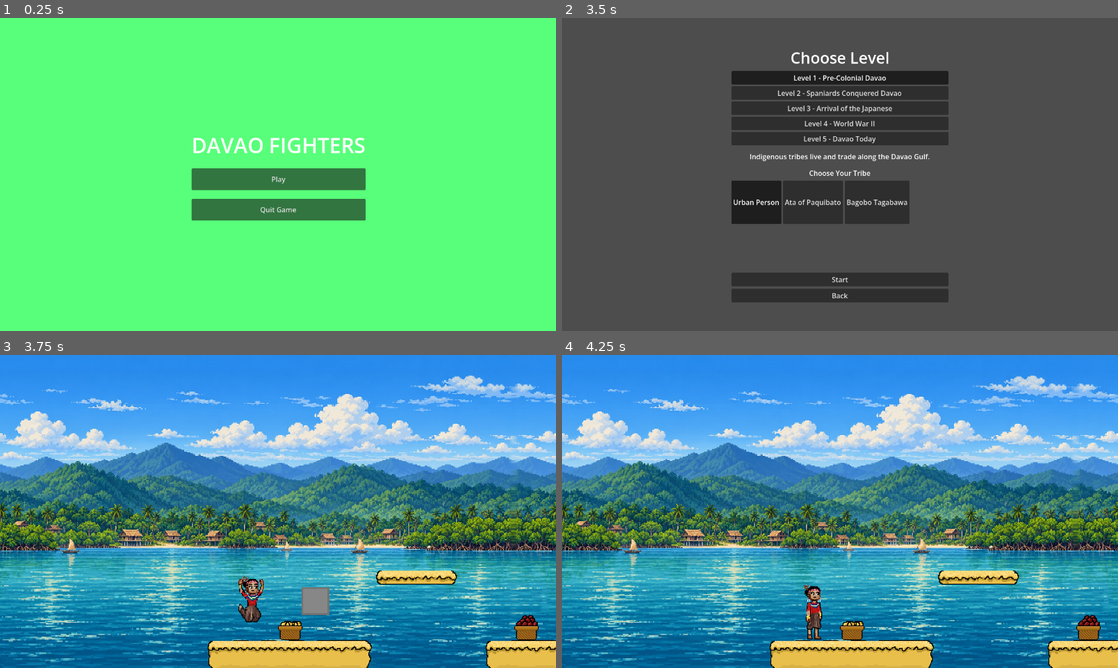
Above: before the commit, frames 1-4 (two rows, left to right).
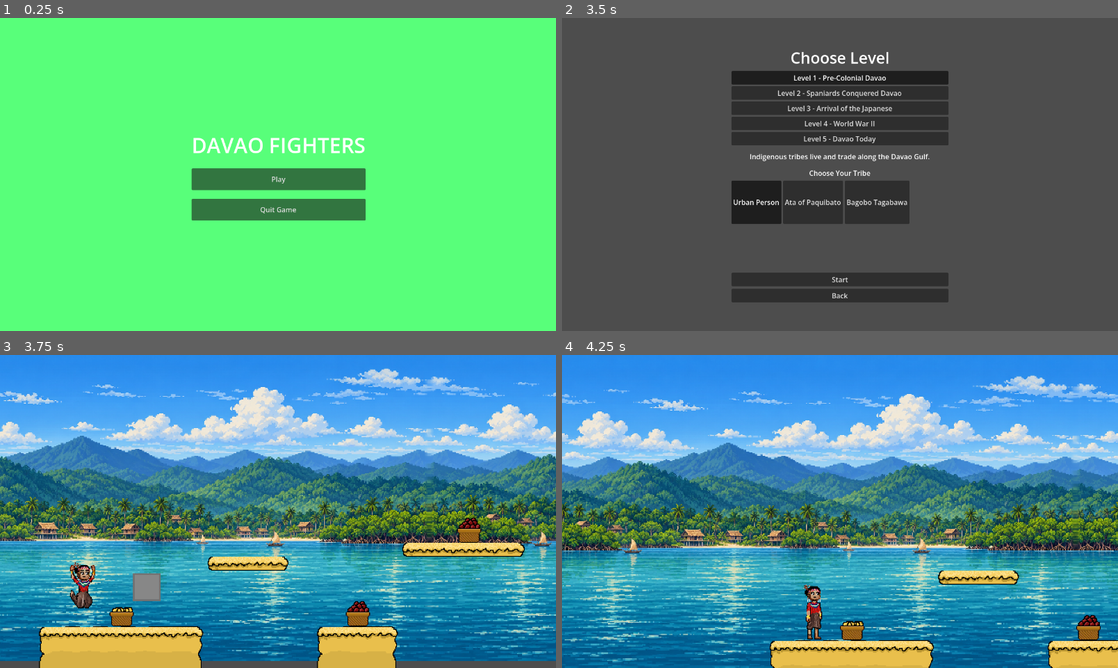
Above: after the commit, the same moments.

Repository: JumbledOne/RPHGameProject
Game: Godot game, scene res://scenes/ui/main_menu.tscn
Two runs of this game, one before a commit and one after it. Both use one fixed random seed, a clock stepped at 60 frames per second and the inputs below. The engine's default icon, where the game draws it, is replaced by a stand-in: a white triangle on a blue panel in a dark square.
Inputs:
- Up to frame 1 (0.25 s): no input
- Up to frame 2 (3.5 s): click "Play" at 0.5 s; click "Level 1 - Pre-Colonial Davao" at 1.25 s; click "Level 1 - Pre-Colonial Davao" at 2 s; click "Level 1 - Pre-Colonial Davao" at 2.75 s
- Up to frame 3 (3.75 s): click "Start" at 3.5 s
- Up to frame 4 (4.25 s): no input

Frames 1-2 are identical in both runs. In frame 3, 61% of the frame differs, in the area x 0-100%, y 4-100%; in frame 4, nothing differs.

Commit message:
Reorganized levels to use a consistent background and camera system

Diff:
--- a/src/scenes/levels/level_1.tscn
+++ b/src/scenes/levels/level_1.tscn
@@ -1283,16 +1283,11 @@
 
 [node name="Background" parent="." unique_id=1712092851 instance=ExtResource("2_sk5k4")]
 scroll_offset = Vector2(0, 98)
+autoscroll = Vector2(0, 0)
 
 [node name="EvilDurian" parent="." unique_id=565006692 instance=ExtResource("2_5jnu0")]
 position = Vector2(-1804, -90)
 disable_mode = 1
-
-[node name="Camera2D" type="Camera2D" parent="EvilDurian" unique_id=346988431]
-position = Vector2(-11, 4)
-offset = Vector2(0, 1)
-enabled = false
-zoom = Vector2(2, 2)
 
 [node name="CollisionShape2D" type="CollisionShape2D" parent="EvilDurian" unique_id=2098855585]
 position = Vector2(-38, -27)
@@ -1305,7 +1300,6 @@
 tile_map_data = PackedByteArray("AACP////AAACAAgAAACP/wAAAAACAAkAAACP/wEAAAACAAoAAACQ////AAABAAgAAACQ/wAAAAABAAkAAACQ/w …(20016 unchanged characters)…
 tile_set = SubResource("TileSet_57qmd")
 
-[node name="Camera2D" type="Camera2D" parent="." unique_id=1282150475]
-position = Vector2(-1810, -164)
-zoom = Vector2(2, 2)
+[node name="PlayerCamera" type="Camera2D" parent="." unique_id=606047368]
 script = ExtResource("5_5jnu0")
+metadata/_custom_type_script = "uid://d22cgg754fheg"
--- a/src/scenes/levels/level_2.tscn
+++ b/src/scenes/levels/level_2.tscn
@@ -1,9 +1,10 @@
 [gd_scene format=4 uid="uid://bxpn666gd3hm3"]
 
-[ext_resource type="Texture2D" uid="uid://b6x12gykfwfkp" path="res://assets/sprites/stage2_spanish_expedition_640x360.png" id="1_fw7b7"]
+[ext_resource type="PackedScene" uid="uid://73qqhe04mof4" path="res://scripts/background/background.tscn" id="1_fiq81"]
 [ext_resource type="Texture2D" uid="uid://bmra7b1uo5a0g" path="res://assets/sprites/tilemap-updated.png" id="2_8pyxl"]
 [ext_resource type="PackedScene" uid="uid://bilcp5l0jhoy6" path="res://scripts/enemy/Evil_Durian.tscn" id="3_fw7b7"]
 [ext_resource type="PackedScene" uid="uid://dqfx6qteghxjv" path="res://scripts/player/player_spawner/player_spawner.tscn" id="4_vdhr5"]
+[ext_resource type="Script" uid="uid://d22cgg754fheg" path="res://scripts/player/player_camera/player_camera.gd" id="5_l37oo"]
 
 [sub_resource type="TileSetAtlasSource" id="TileSetAtlasSource_21xmu"]
 texture = ExtResource("2_8pyxl")
@@ -645,48 +646,9 @@
 
 [sub_resource type="CircleShape2D" id="CircleShape2D_8pyxl"]
 
-[node name="levels" type="Node2D" unique_id=1827980013]
-
-[node name="BG" type="CanvasLayer" parent="." unique_id=511212613]
-layer = -1
-
-[node name="TextureRect" type="TextureRect" parent="BG" unique_id=1874830659]
-offset_left = 17.0
-offset_top = -132.0
-offset_right = 2291.0
-offset_bottom = 776.0
-texture = ExtResource("1_fw7b7")
-
-[node name="TextureRect2" type="TextureRect" parent="BG/TextureRect" unique_id=1874939555]
-layout_mode = 0
-offset_left = 2273.0
-offset_right = 4554.0
-offset_bottom = 908.0
-texture = ExtResource("1_fw7b7")
-
-[node name="TextureRect2" type="TextureRect" parent="BG/TextureRect/TextureRect2" unique_id=1346657604]
-layout_mode = 0
-offset_left = 2279.0
-offset_top = -1.0
-offset_right = 4560.0
-offset_bottom = 907.0
-texture = ExtResource("1_fw7b7")
-
-[node name="TextureRect2" type="TextureRect" parent="BG/TextureRect/TextureRect2/TextureRect2" unique_id=1538646908]
-layout_mode = 0
-offset_left = 2270.0
-offset_top = -1.0
-offset_right = 4551.0
-offset_bottom = 907.0
-texture = ExtResource("1_fw7b7")
-
-[node name="TextureRect2" type="TextureRect" parent="BG/TextureRect/TextureRect2/TextureRect2/TextureRect2" unique_id=1529257462]
-layout_mode = 0
-offset_left = -9097.0
-offset_top = -1.0
-offset_right = -6816.0
-offset_bottom = 907.0
-texture = ExtResource("1_fw7b7")
+[node name="Level2" type="Node2D" unique_id=1827980013]
+
+[node name="Background" parent="." unique_id=1712092851 instance=ExtResource("1_fiq81")]
 
 [node name="TileMapLayer" type="TileMapLayer" parent="." unique_id=615755118]
 position = Vector2(-1, 0)
@@ -700,12 +662,12 @@
 position = Vector2(229, 513)
 disable_mode = 1
 
-[node name="Camera2D" type="Camera2D" parent="EvilDurian" unique_id=1284449620]
-position = Vector2(0, 15)
-offset = Vector2(0, 1)
-enabled = false
-zoom = Vector2(2, 2)
-
 [node name="CollisionShape2D" type="CollisionShape2D" parent="EvilDurian" unique_id=294528507]
 position = Vector2(5, -6)
 shape = SubResource("CircleShape2D_8pyxl")
+
+[node name="PlayerCamera" type="Camera2D" parent="." unique_id=1990918963]
+script = ExtResource("5_l37oo")
+metadata/_custom_type_script = "uid://d22cgg754fheg"
+
+[editable path="Background"]
--- a/src/scenes/levels/level_3.tscn
+++ b/src/scenes/levels/level_3.tscn
@@ -1,8 +1,10 @@
 [gd_scene format=4 uid="uid://ikmhfiq4q14g"]
 
+[ext_resource type="PackedScene" uid="uid://73qqhe04mof4" path="res://scripts/background/background.tscn" id="1_0qepi"]
 [ext_resource type="Texture2D" uid="uid://fp4ql0mobqko" path="res://assets/sprites/stage3_plantation_era_640x360.png" id="1_16pka"]
 [ext_resource type="Texture2D" uid="uid://bmra7b1uo5a0g" path="res://assets/sprites/tilemap-updated.png" id="2_j8bo8"]
-[ext_resource type="Script" uid="uid://cbenqamentt44" path="res://scripts/player/player.gd" id="3_1jdk1"]
+[ext_resource type="Script" uid="uid://d22cgg754fheg" path="res://scripts/player/player_camera/player_camera.gd" id="5_fmg3e"]
+[ext_resource type="PackedScene" uid="uid://dqfx6qteghxjv" path="res://scripts/player/player_spawner/player_spawner.tscn" id="5_ftfob"]
 
 [sub_resource type="TileSetAtlasSource" id="TileSetAtlasSource_6p2dc"]
 texture = ExtResource("2_j8bo8")
@@ -642,44 +644,12 @@
 [sub_resource type="TileSet" id="TileSet_p1u0y"]
 sources/0 = SubResource("TileSetAtlasSource_6p2dc")
 
-[node name="level3" type="Node2D" unique_id=1020382382]
-
-[node name="TextureRect" type="TextureRect" parent="." unique_id=1850464179]
-offset_top = 3.0
-offset_right = 1293.0
-offset_bottom = 524.0
-texture = ExtResource("1_16pka")
-
-[node name="TextureRect" type="TextureRect" parent="TextureRect" unique_id=1647071589]
-layout_mode = 0
-offset_left = 1291.0
-offset_top = -4.0
-offset_right = 2584.0
-offset_bottom = 517.0
-texture = ExtResource("1_16pka")
-
-[node name="TextureRect" type="TextureRect" parent="TextureRect/TextureRect" unique_id=294391934]
-layout_mode = 0
-offset_left = 1291.0
-offset_top = -4.0
-offset_right = 2584.0
-offset_bottom = 517.0
-texture = ExtResource("1_16pka")
-
-[node name="TextureRect" type="TextureRect" parent="TextureRect/TextureRect/TextureRect" unique_id=910435261]
-layout_mode = 0
-offset_left = 1291.0
-offset_top = -4.0
-offset_right = 2584.0
-offset_bottom = 517.0
-texture = ExtResource("1_16pka")
-
-[node name="TextureRect" type="TextureRect" parent="TextureRect/TextureRect/TextureRect/TextureRect" unique_id=142661559]
-layout_mode = 0
-offset_left = -5168.0
-offset_top = 12.0
-offset_right = -3875.0
-offset_bottom = 533.0
+[node name="Level3" type="Node2D" unique_id=1020382382]
+
+[node name="Background" parent="." unique_id=1712092851 instance=ExtResource("1_0qepi")]
+scroll_offset = Vector2(0, 98)
+
+[node name="Sprite2D" parent="Background" index="0" unique_id=577926699]
 texture = ExtResource("1_16pka")
 
 [node name="TileMapLayer" type="TileMapLayer" parent="." unique_id=1616721034]
@@ -687,11 +657,10 @@
 tile_map_data = PackedByteArray("AAAGABgAAAADAAAAAAAGABkAAAADAAEAAAAGABoAAAADAAIAAAAGABsAAAADAAMAAAAHABgAAAAEAAAAAAAHAB …(55728 unchanged characters)…
 tile_set = SubResource("TileSet_p1u0y")
 
-[node name="PlayerEntity" type="CharacterBody2D" parent="." unique_id=1740854357]
-position = Vector2(88, 331)
-script = ExtResource("3_1jdk1")
-metadata/_custom_type_script = "uid://cbenqamentt44"
-
-[node name="Camera2D" type="Camera2D" parent="PlayerEntity" unique_id=474433772]
-position = Vector2(2, 8)
-zoom = Vector2(3, 3)
+[node name="PlayerCamera" type="Camera2D" parent="." unique_id=33598149]
+script = ExtResource("5_fmg3e")
+metadata/_custom_type_script = "uid://d22cgg754fheg"
+
+[node name="PlayerSpawner" parent="." unique_id=512273958 instance=ExtResource("5_ftfob")]
+
+[editable path="Background"]
--- a/src/scripts/background/background.tscn
+++ b/src/scripts/background/background.tscn
@@ -5,7 +5,7 @@
 [node name="Background" type="Parallax2D" unique_id=1712092851]
 scroll_scale = Vector2(0.5, 0.5)
 repeat_size = Vector2(640, 0)
-repeat_times = 37
+repeat_times = 7
 
-[node name="Stage1AncientTradingGulf640x360" type="Sprite2D" parent="." unique_id=577926699]
+[node name="Sprite2D" type="Sprite2D" parent="." unique_id=577926699]
 texture = ExtResource("1_4upsu")
--- a/src/scripts/player/player_camera/player_camera.gd
+++ b/src/scripts/player/player_camera/player_camera.gd
@@ -1,3 +1,4 @@
+class_name PlayerCamera
 extends Camera2D
 # Do not use position smoothing in this camera!
 # Uses custom smoothing logic
@@ -14,6 +15,7 @@
 const CAMERA_ZOOM: float = 2.0 # The game is 1280x720. But we only need 640x360 so we zoom in
 
 func _ready() -> void:
+	zoom = Vector2.ONE * CAMERA_ZOOM
 	GameManager.player_set.connect(_on_player_set)
 	desired_pos.y = CAMERA_Y #position.y
 
